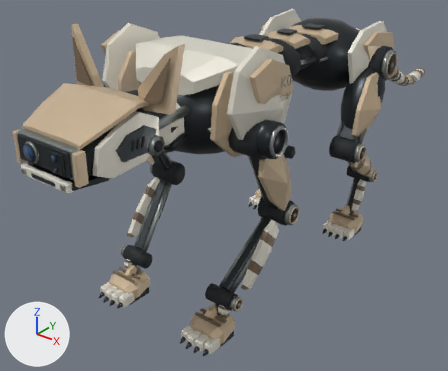
The glTF model assets/k0-tech-01/k0_tech_01_d0_lod1.glb: old version first, new version second.
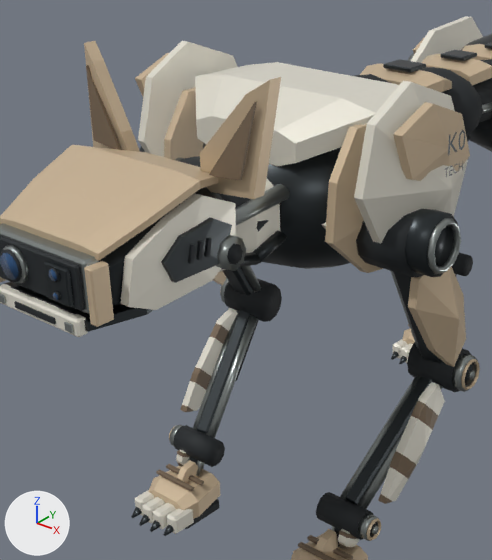
Each version is shown whole from a camera (50 mm lens) standing at (0.526, -0.75, 0.571) and looking at (-0.072, -0.002, 0.108), then close up on the part from 5% to 68% of the width and 0% to 87% of the height. Every picture has the same lights, and +X, +Y and +Z are marked at lower left. The first two pictures are the older version. Vertices at exactly the same position are counted once.

Names of what the first close-up shows: 'K0_TECH_01_SKIN'.
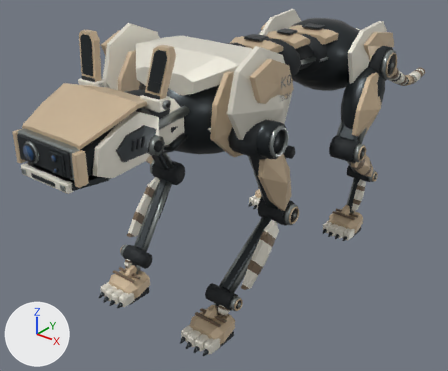
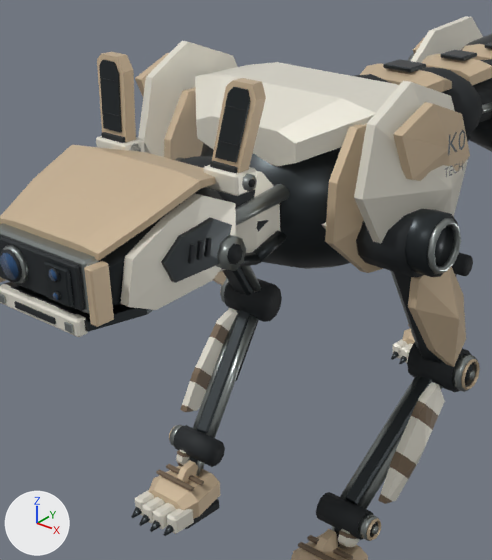
Boxes [x1, y1, x2, y2] around the edits, measured in the close-ups (492 x 560 px):
part 1 of me_k0_tech_01_geometry, added: after [248, 179, 255, 187]
part 2 of me_k0_tech_01_geometry, added: after [242, 173, 257, 191]
part 3 of me_k0_tech_01_geometry, rebuilt: before [84, 41, 140, 152]; after [97, 52, 136, 142]
part 4 of me_k0_tech_01_geometry, rebuilt (33% narrower, 22% shorter): before [200, 77, 281, 199]; after [212, 78, 266, 173]
part 5 of me_k0_tech_01_geometry, added: after [96, 136, 145, 152]
part 6 of me_k0_tech_01_geometry, added: after [203, 165, 257, 196]
part 7 of me_k0_tech_01_geometry, added: after [101, 132, 125, 143]
part 8 of me_k0_tech_01_geometry, added: after [210, 161, 238, 173]
part 9 of me_k0_tech_01_geometry, cut back: before [86, 65, 257, 180]; after [99, 60, 250, 163]

What changed in the scene script:
```text
Change me_k0_tech_01_geometry:
    used by ob_k0_tech_01_skin; location = (0.0, 0.0, 0.0)
    remove me_k0_tech_01_geometry.from_pydata(...)  # 8020 vertices, 14526 faces; spans x -0.15..0.15, y -0.403..0.642, z 0.001..0.421
    add me_k0_tech_01_geometry.from_pydata(...)  # 8220 vertices, 14878 faces; spans x -0.15..0.15, y -0.403..0.642, z 0.001..0.415
    me_k0_tech_01_geometry part 1: a new loose piece, a 6-sided cylinder along x spanning x 0.0714..0.0726, y -0.2825..-0.2772, z 0.3515..0.3564, in mat_k0_carbon_seals (black #1d2226)
    me_k0_tech_01_geometry part 2: a new loose piece, an 8-sided cylinder along x spanning x 0.038..0.071, y -0.285..-0.275, z 0.348..0.36, in mat_k0_satin_titanium (grey #979e9b)
    me_k0_tech_01_geometry part 3: the loose piece of 10 vertices spanning x -0.087..-0.032, y -0.291..-0.266, z 0.342..0.421 is rebuilt with 12 vertices and now spans x -0.075..-0.041, y -0.285..-0.265, z 0.36..0.415
    me_k0_tech_01_geometry part 4: the loose piece of 10 vertices spanning x 0.032..0.087, y -0.291..-0.266, z 0.342..0.421 is rebuilt with 12 vertices and now spans x 0.041..0.075, y -0.285..-0.265, z 0.36..0.415
    me_k0_tech_01_geometry part 5: a new loose piece of 24 vertices spanning x -0.068..-0.038, y -0.29..-0.27, z 0.346..0.36, in mat_k0_porcelain_white (white #eae6d8)
    me_k0_tech_01_geometry part 6: a new loose piece of 24 vertices spanning x 0.038..0.068, y -0.29..-0.27, z 0.346..0.36, in mat_k0_porcelain_white (white #eae6d8)
    me_k0_tech_01_geometry part 7: a new loose piece of 24 vertices spanning x -0.064..-0.042, y -0.287..-0.274, z 0.36..0.364, in mat_k0_carbon_seals (black #1d2226)
    me_k0_tech_01_geometry part 8: a new loose piece of 24 vertices spanning x 0.042..0.064, y -0.287..-0.274, z 0.36..0.364, in mat_k0_carbon_seals (black #1d2226)
    me_k0_tech_01_geometry part 9
    12 vertices are removed from x -0.079..0.079, y -0.289..-0.28, z 0.355..0.407
    16 faces are deleted
    24 vertices are added at x -0.071..0.07, y -0.285..-0.275, z 0.367..0.412
    40 new faces join them, mat_k0_graphite_frame (dark grey #303639)
    other edits to the shape of me_k0_tech_01_geometry do not show in these pictures
```
